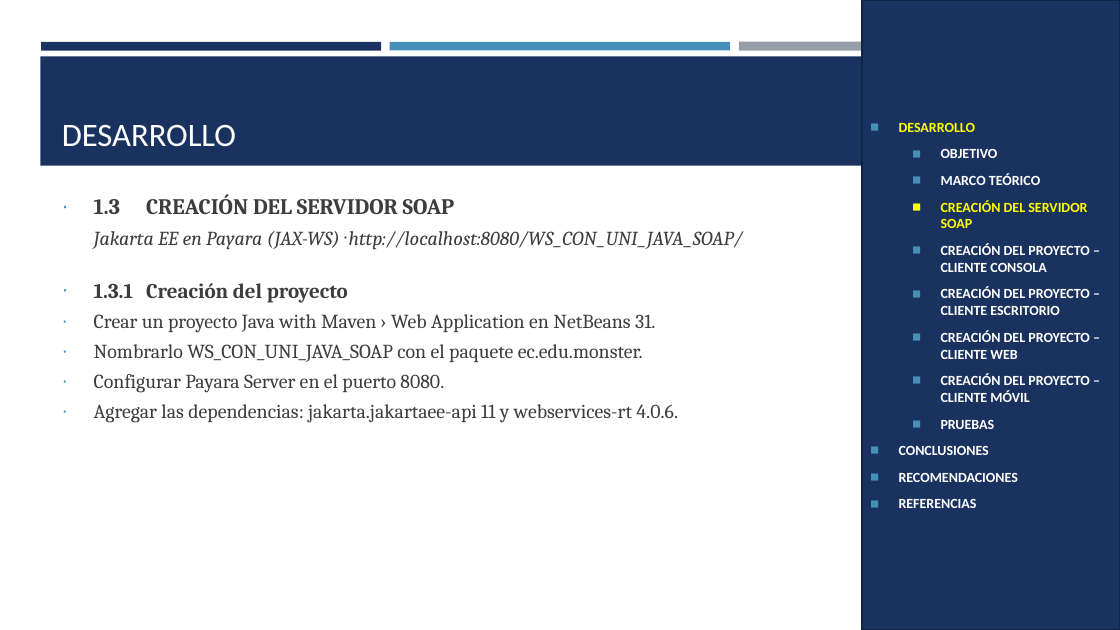
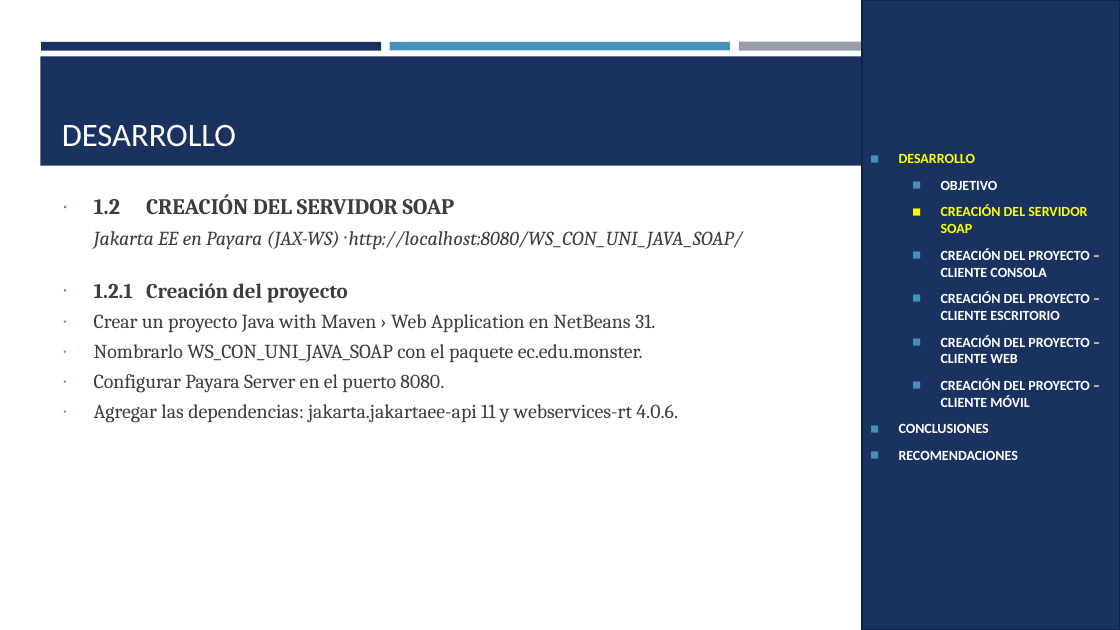
Before and after one commit to IMarcusDev/TI.1.1.-PAO202651_SOAP_JAVA_SINBDD_NRC_36883_GR04, a slide deck: slide 4 of 05. DOCUMENTACION/PRESENTACION TI.1.1. SOAP sin BDD en JAVA GR4.pptx (slide 8 before the commit). Drawn at 1120x630 pixels with LibreOffice and Linux fonts; fonts in the diff are those of the drawing. Boxes give left, top, right and bottom in pixels: in the first picture for what was removed or moved away, otherwise in the second. Text is boxed around its words. In the diff, an @@ line names an element or a change of style, - is before the commit and + after.

```diff
--- a/05. DOCUMENTACION/PRESENTACION TI.1.1. SOAP sin BDD en JAVA GR4.pptx
+++ b/05. DOCUMENTACION/PRESENTACION TI.1.1. SOAP sin BDD en JAVA GR4.pptx
@@ text in rectangle at (x1=941, y1=173, x2=1040, y2=185): paragraph removed @@
-  ◼ MARCO TEÓRICO
@@ text at (x1=94, y1=194, x2=455, y2=214): text changed @@
-∙ 1.3 CREACIÓN DEL SERVIDOR SOAP
+∙ 1.2 CREACIÓN DEL SERVIDOR SOAP
@@ text at (x1=94, y1=283, x2=348, y2=303): text changed @@
-∙ 1.3.1 Creación del proyecto
+∙ 1.2.1 Creación del proyecto
@@ text in rectangle at (x1=941, y1=420, x2=995, y2=429): paragraph removed @@
-  ◼ PRUEBAS
@@ text in rectangle at (x1=899, y1=499, x2=977, y2=508): paragraph removed @@
-◼ REFERENCIAS
```
Also in this commit, not shown: 21 other slides changed, 7 slides removed.
